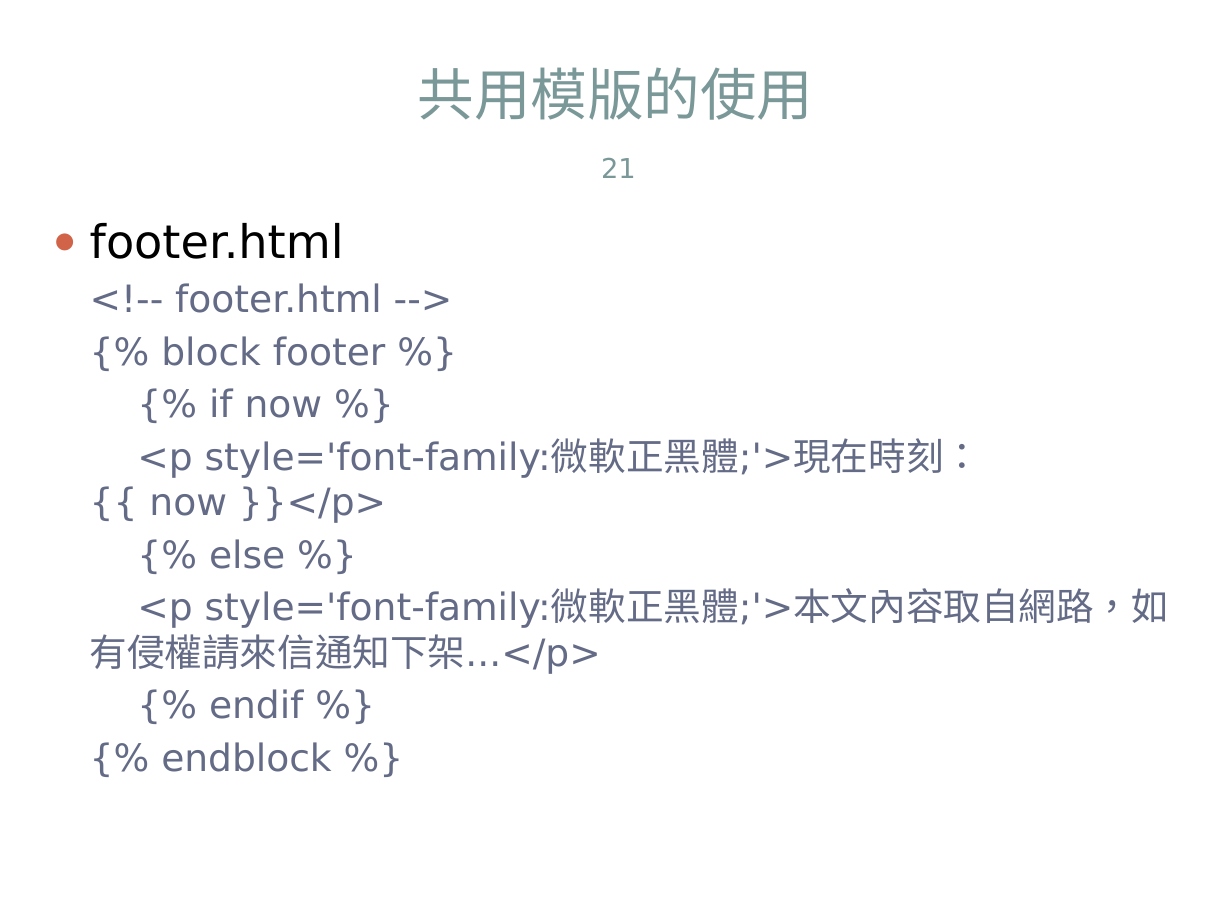
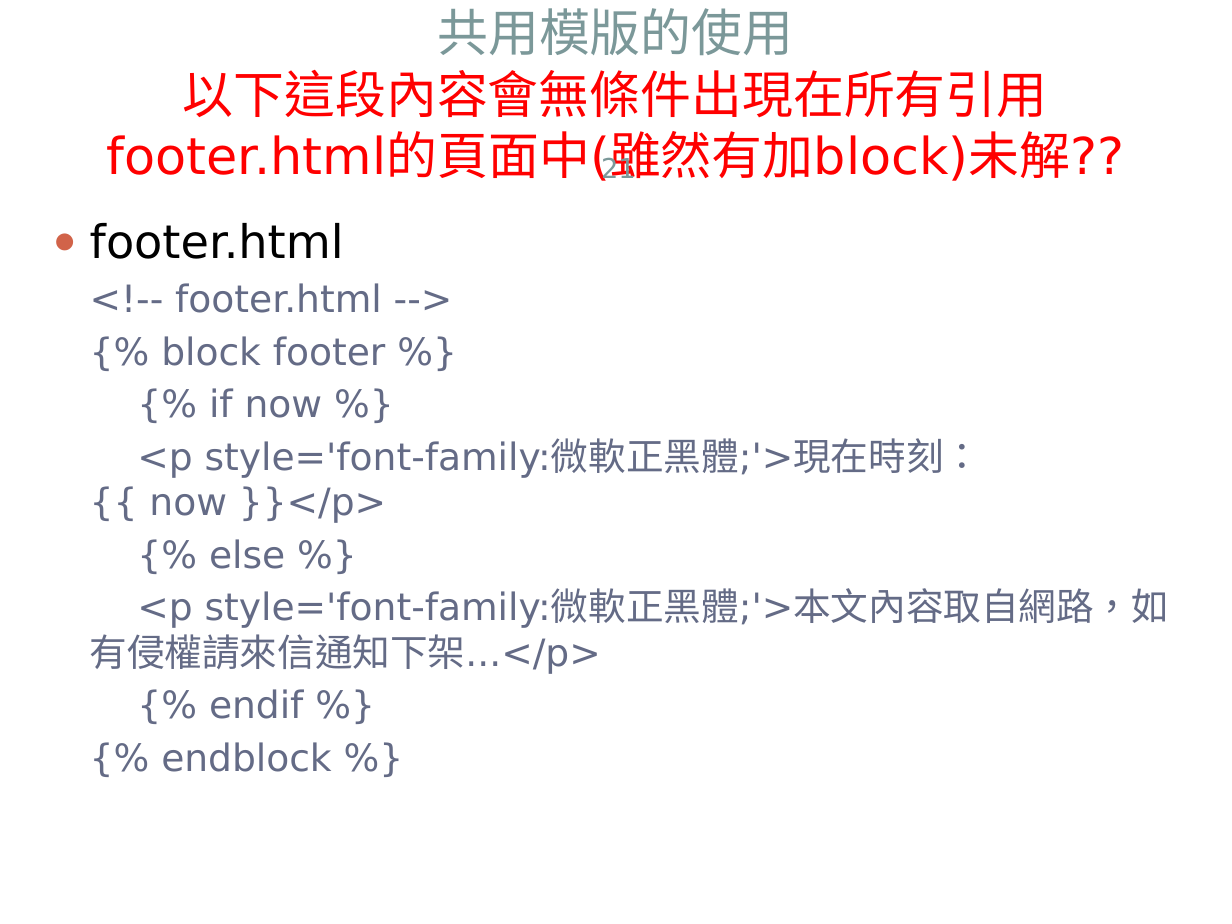
Before and after one commit to jacktea88/406django, a slide deck: slide 21 of ch06/Django4-ch06.pptx. Drawn at 1232x924 pixels with LibreOffice and Linux fonts; fonts in the diff are those of the drawing. Boxes give left, top, right and bottom in pixels: in the first picture for what was removed or moved away, otherwise in the second. Text is boxed around its words. In the diff, an @@ line names an element or a change of style, - is before the commit and + after.

```diff
--- a/ch06/Django4-ch06.pptx
+++ b/ch06/Django4-ch06.pptx
@@ title at [107, 8, 1125, 181]: text changed; size 33 to 29.7 pt; text colour #7C999A to #FF0000 @@
-共用模版的使用
+共用模版的使用
+以下這段內容會無條件出現在所有引用footer.html的頁面中(雖然有加block)未解??
```
Also in this commit, not shown: 4 other slides changed, 7 other files.
